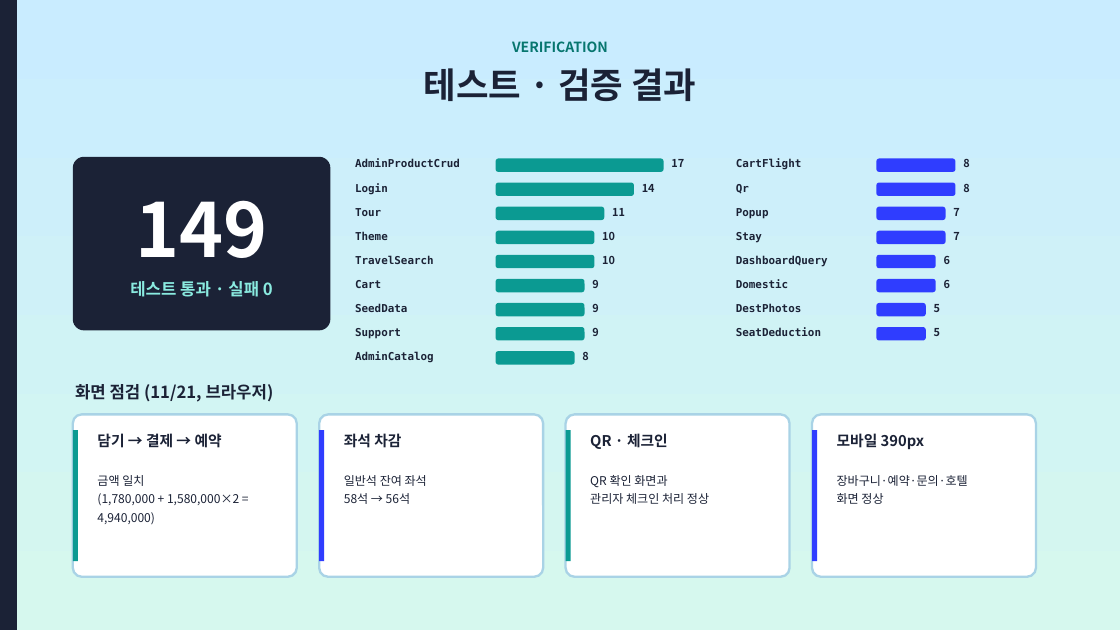
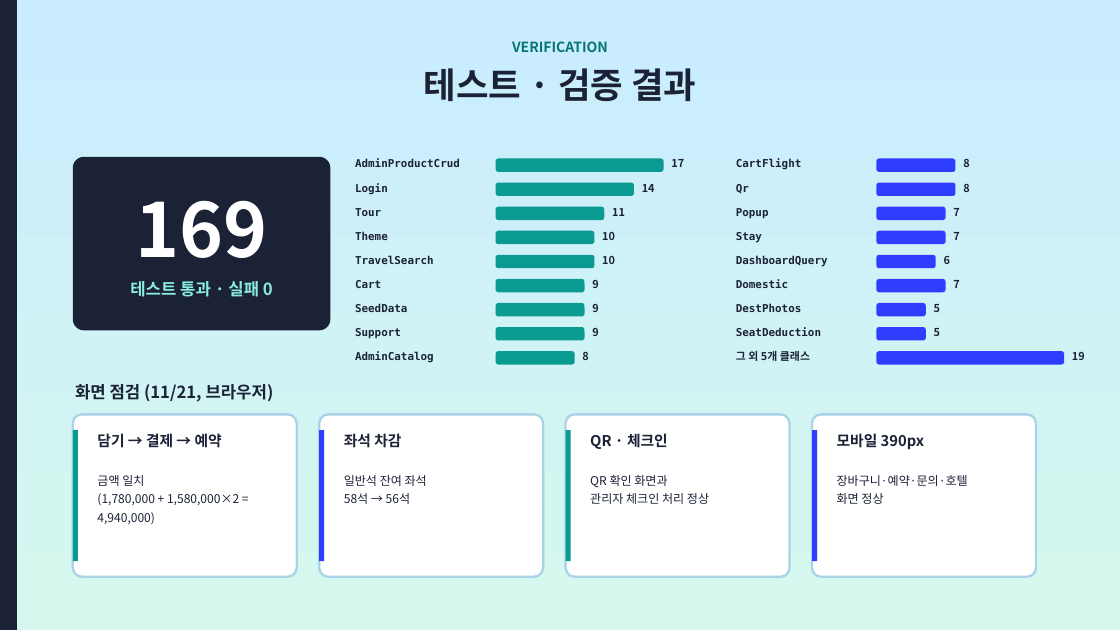
Before and after one commit to ho8566z/nado-gam_word, a slide deck: slide 29 of ppt_output/나도감_발표.pptx. Drawn at 1120x630 pixels with LibreOffice and Linux fonts; fonts in the diff are those of the drawing. Boxes give left, top, right and bottom in pixels: in the first picture for what was removed or moved away, otherwise in the second. Text is boxed around its words. In the diff, an @@ line names an element or a change of style, - is before the commit and + after.

```diff
--- a/ppt_output/나도감_발표.pptx
+++ b/ppt_output/나도감_발표.pptx
@@ text at bbox=[136, 200, 268, 258]: text changed @@
-149
+169
@@ rounded rectangle: place and size @@
-rounded rectangle at bbox=[876, 279, 936, 292]
+rounded rectangle at bbox=[876, 279, 946, 292]
@@ text at bbox=[953, 280, 959, 288]: text changed @@
-6
+7
@@ text added at bbox=[736, 351, 810, 361], 14 pt, text #1B2236, bold @@
+그 외 5개 클래스
@@ rounded rectangle added at bbox=[876, 351, 1064, 365], fill #2F3DFF @@
@@ text added at bbox=[1072, 352, 1085, 360], 14 pt, text #1B2236, bold @@
+19
```
Also in this commit, not shown: 12 other slides changed, 6 other files.
